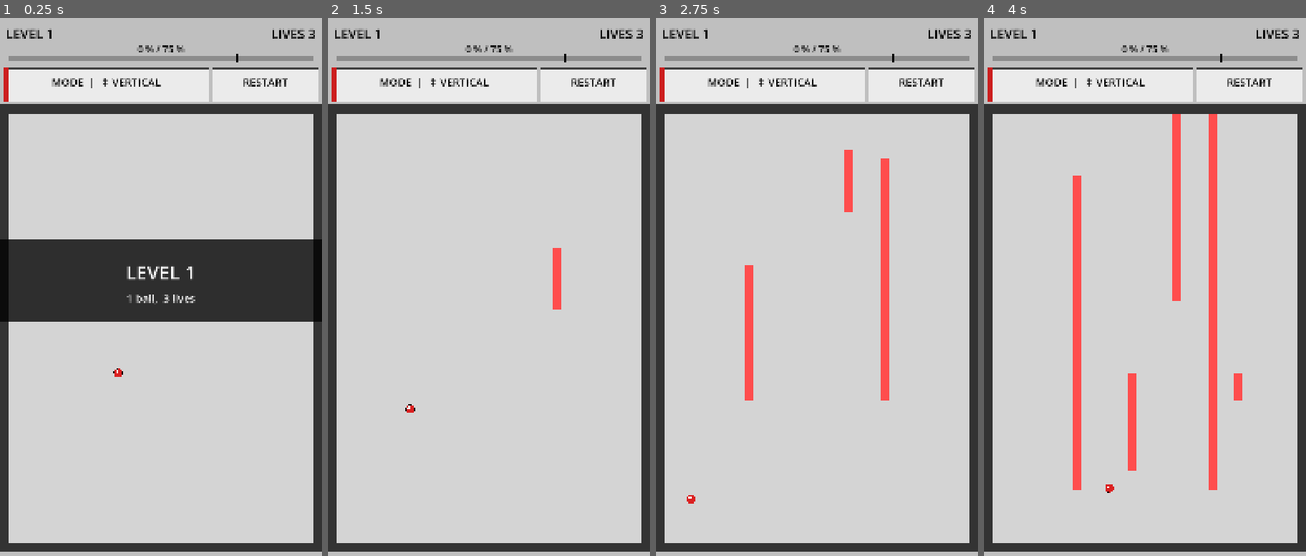
Above: before the commit, frames 1-4 (left to right).
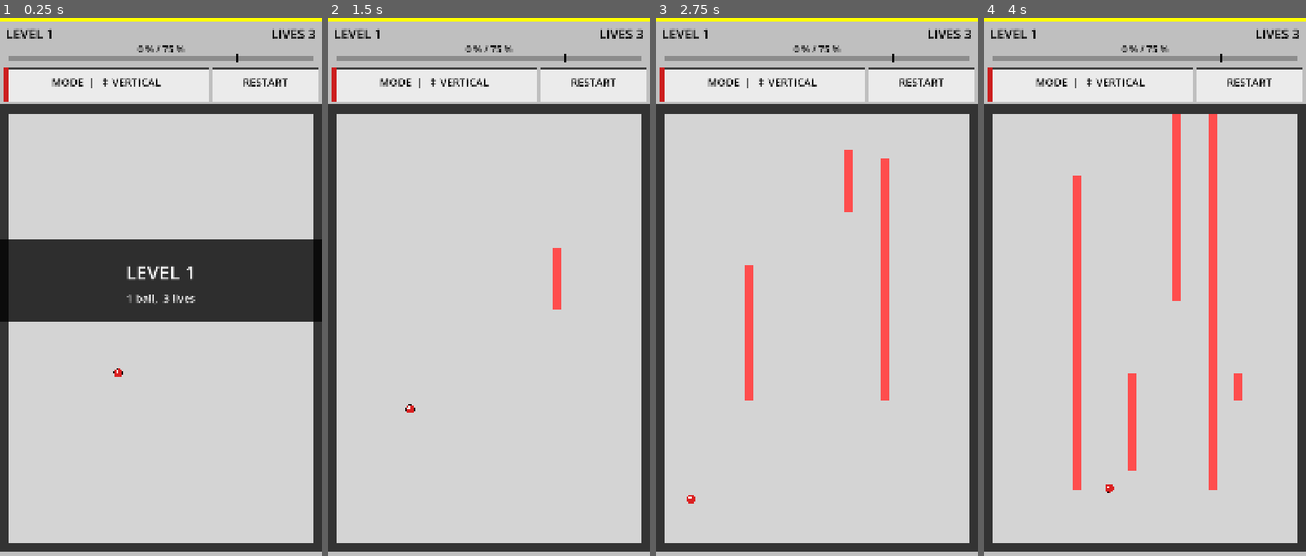
Above: after the commit, the same moments.

Repository: Matswm86/jezzball
Game: Godot game, scene res://scenes/Game.tscn
The game is run twice, just before and just after one commit, with the same random seed, the same clock (stepped at 60 frames per second) and the same inputs.
Inputs (mouse positions are in pixels of both pictures, inside the frame that each line leads up to):
- Up to frame 1 (0.25 s): no input
- Up to frame 2 (1.5 s): tap Enter at 0.5 s; move the mouse to (559, 276) at 0.52 s; click (559, 276) at 0.67 s; drag from (424, 335) to (472, 421) at 1.27 s
- Up to frame 3 (2.75 s): move the mouse to (849, 179) at 2.02 s; click (849, 179) at 2.17 s
- Up to frame 4 (4 s): drag from (1128, 421) to (1048, 217) at 2.77 s; move the mouse to (1241, 389) at 3.52 s; click (1241, 389) at 3.67 s

The runs differ from the first frame. In frame 1, 0.7% of the frame differs, in the area x 0-100%, y 0-1%; in frame 2, 0.7%; in frame 3, 0.7%; in frame 4, 0.7%.

Commit message:
v0.5: add bright-yellow build-version strip at top of screen
Diagnostic to disambiguate "white screen because code broken" vs "white screen
because cached APK". This v0.5 draws a 12px yellow strip across y=0..12 as
the very first thing after clearing the screen.

If user sees yellow strip + white below → APK is fresh, gesture-input code
has a runtime bug to bisect.
If user sees pure white with no yellow → Android/browser is serving a cached
older APK, regardless of how many times they tap "install".

Co-Authored-By: Claude Opus 4.7 (1M context) <noreply@anthropic.com>

Diff:
--- a/scripts/Game.gd
+++ b/scripts/Game.gd
@@ -431,6 +431,9 @@
 func _draw() -> void:
 	# Bottom edge below the field is the same gray as the HUD background.
 	draw_rect(Rect2(0, 0, FIELD_W, 1920), COL_BG, true)
+	# v0.5 build-version verifier: bright yellow strip across the very top.
+	# If you don't see this on the device, you're installing a cached APK.
+	draw_rect(Rect2(0, 0, FIELD_W, 12), Color(1, 1, 0), true)
 	_draw_hud_chrome()
 	_draw_controls()
 	_draw_field()
